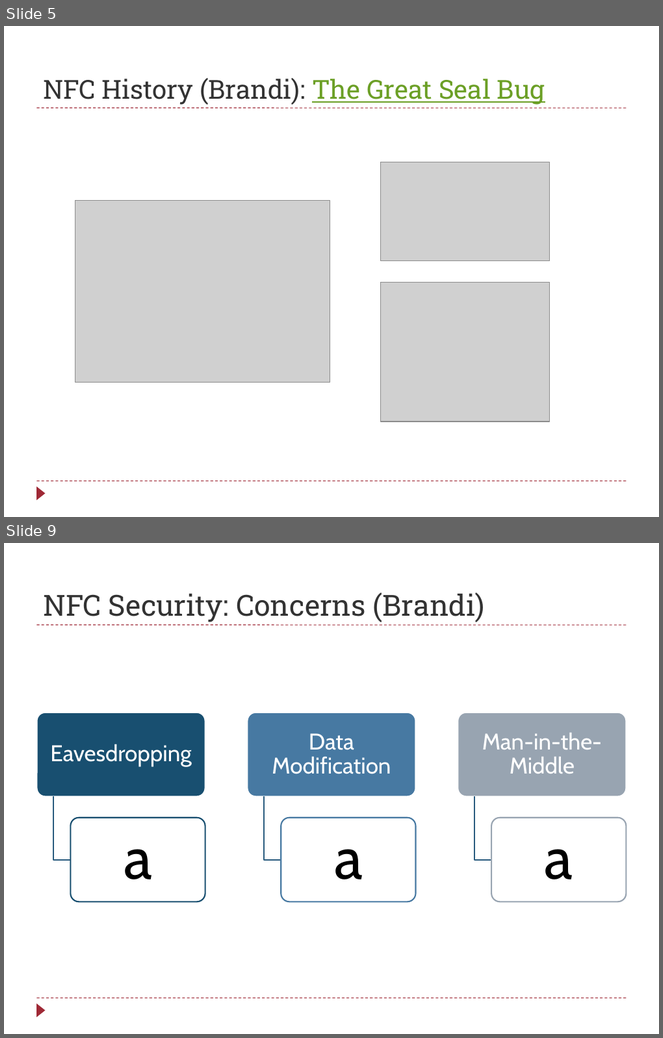
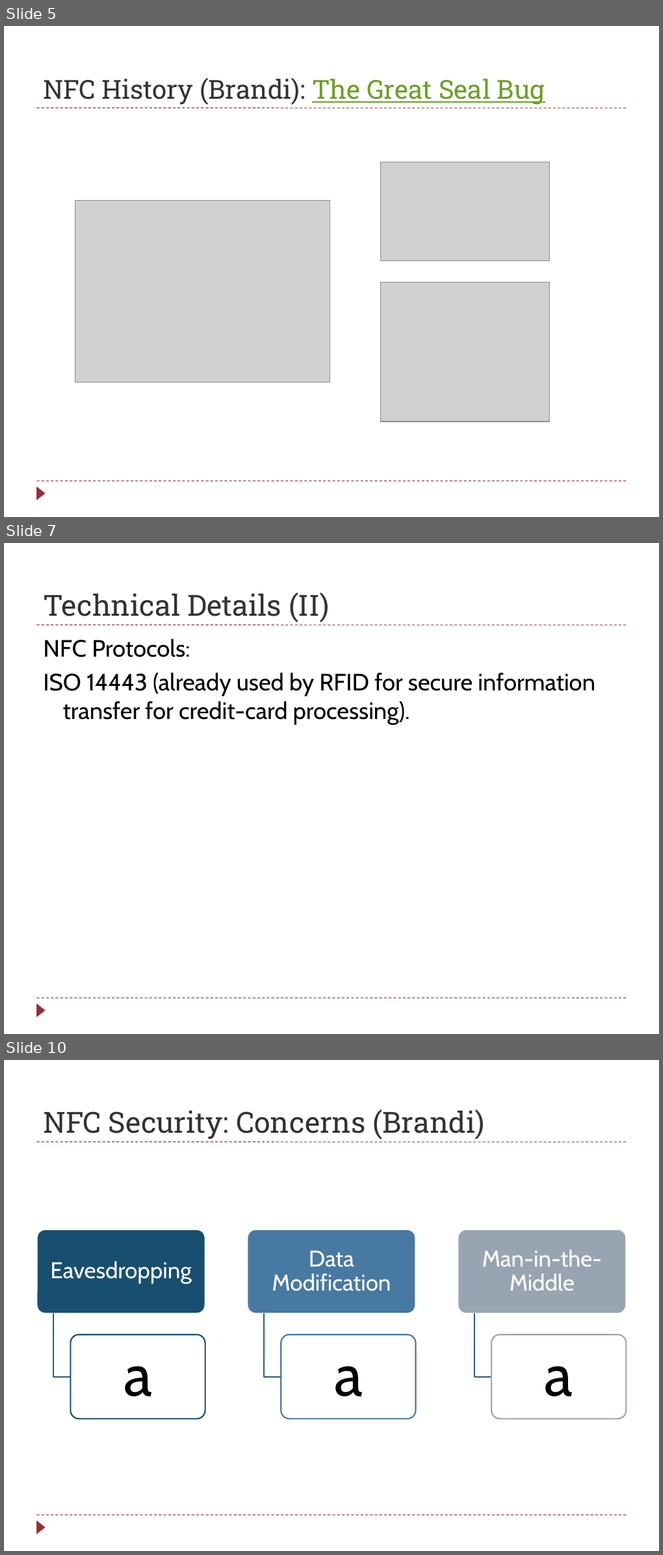
Before and after one commit to raikesd/NFCProject, a slide deck: NFC_brandi.pptx. Shown one above the other, each under a label of ours: slides 5 and 9 before the commit, slides 5, 7 and 10 after it; the slides between them are not shown. The pictures are 663x1038 and 663x1555 pixels, drawn with LibreOffice and Linux fonts; fonts in the diff are those of the drawing; grey boxes stand for pictures. Boxes give left, top, right and bottom in pixels: in the first picture for what was removed or moved away, otherwise in the second. Text is boxed around its words. In the diff, an @@ line names an element or a change of style, - is before the commit and + after.

```diff
--- a/NFC_brandi.pptx
+++ b/NFC_brandi.pptx
@@ slide 7 added at [4, 543, 659, 1034], background #FFFFFF; not listed: 3 template elements that a slide beside it also shows @@
@@ title added at [43, 592, 329, 622], 32 pt, text #323232 @@
+Technical Details (II)
@@ text added at [43, 639, 596, 724], 26 pt, text #000000 @@
+NFC Protocols:
+ISO 14443 (already used by RFID for secure information transfer for credit-card processing).
@@ what was slide 9 is now slide 10 @@
```
Also in this commit, not shown: 2 slides changed, 1 other slide added, 1 slide removed, 2 other files.
